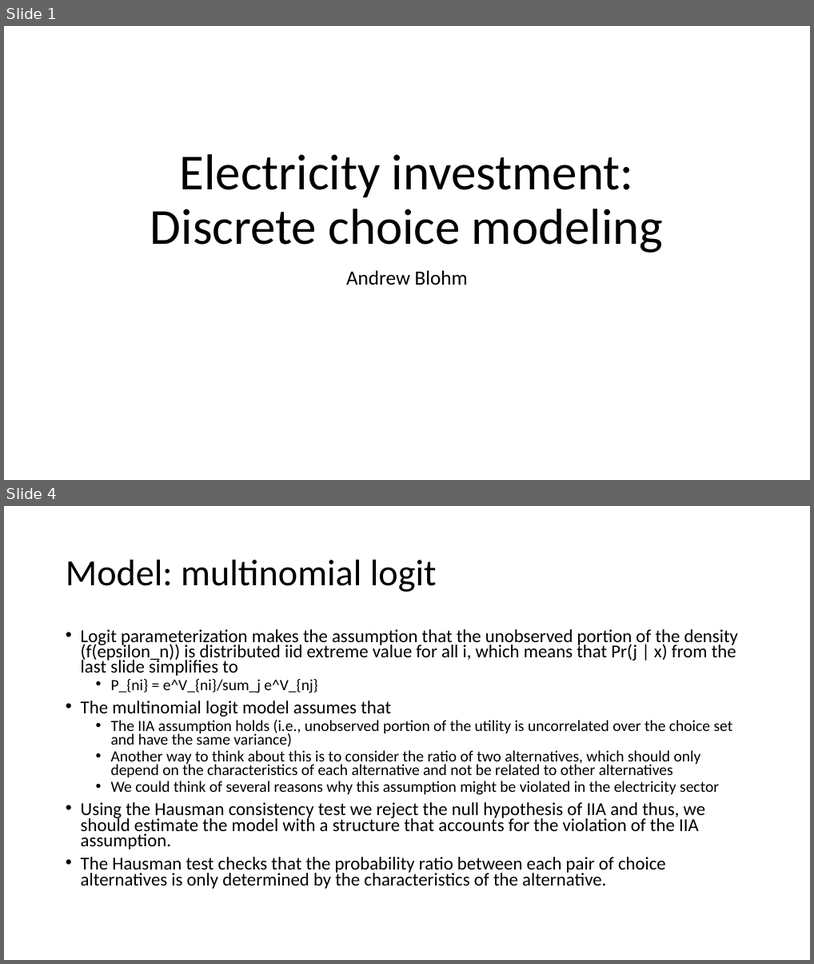
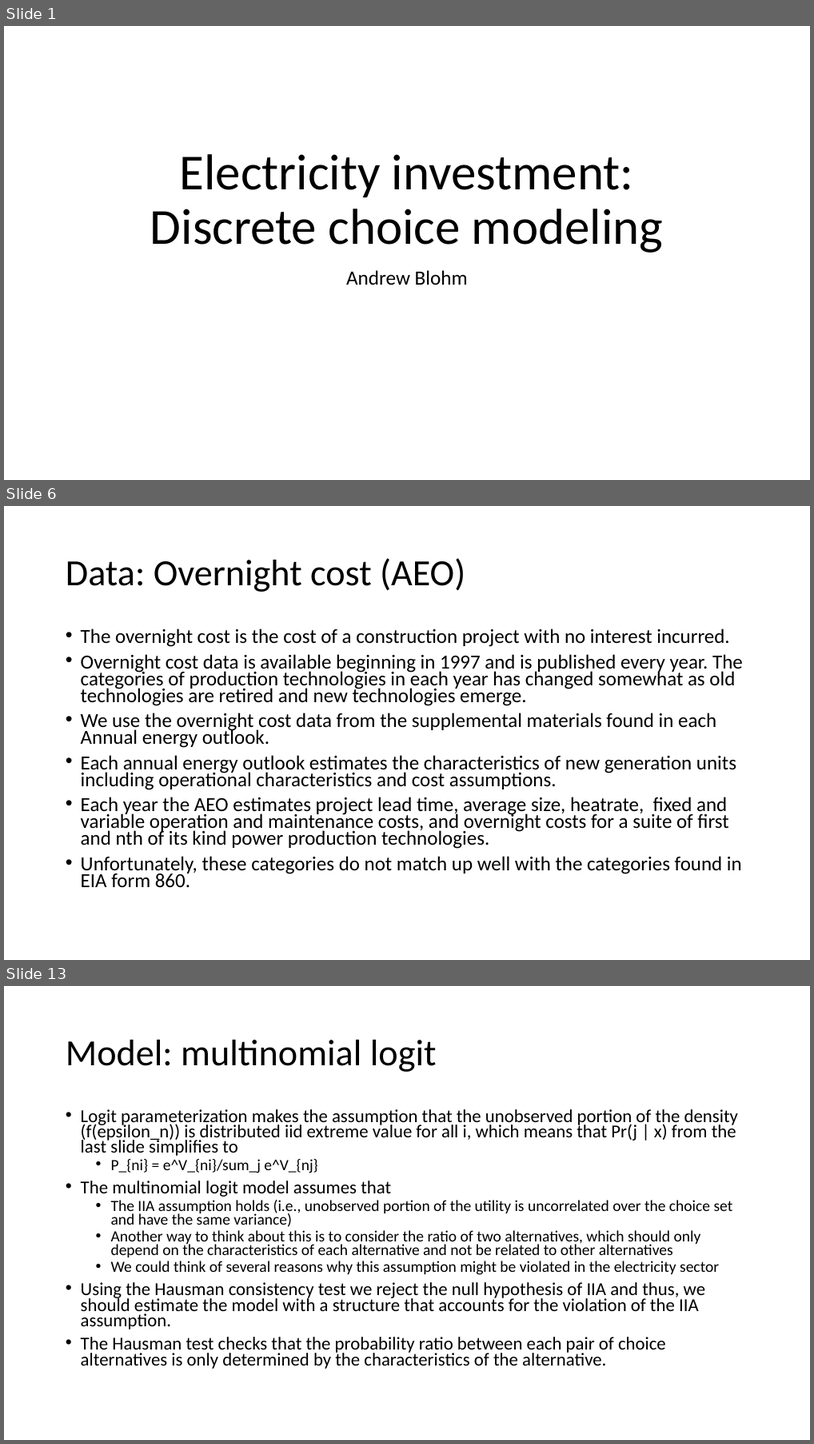
Before and after one commit to andymd26/fuzzy-waffle, a slide deck: doc/Electricity investment.pptx. Shown one above the other, each under a label of ours: slides 1 and 4 before the commit, slides 1, 6 and 13 after it; the slides between them are not shown. The pictures are 814x964 and 814x1444 pixels, drawn with LibreOffice and Linux fonts; fonts in the diff are those of the drawing. Boxes give left, top, right and bottom in pixels: in the first picture for what was removed or moved away, otherwise in the second. Text is boxed around its words. In the diff, an @@ line names an element or a change of style, - is before the commit and + after.

```diff
--- a/doc/Electricity investment.pptx
+++ b/doc/Electricity investment.pptx
@@ slide 6 added at <box>4,506,810,960</box>, background #FFFFFF @@
@@ title added at <box>66,558,466,592</box>, 44 pt, text #000000 @@
+Data: Overnight cost (AEO)
@@ text added at <box>81,628,743,888</box>, 23.8 pt, text #000000 @@
+• The overnight cost is the cost of a construction project with no interest incurred.
+• Overnight cost data is available beginning in 1997 and is published every year. The categories of production technologies in each year has changed somewhat as old technologies are retired and new technologies emerge.
+• We use the overnight cost data from the supplemental materials found in each Annual energy outlook.
+• Each annual energy outlook estimates the characteristics of new generation units including operational characteristics and cost assumptions.
+• Each year the AEO estimates project lead time, average size, heatrate, fixed and variable operation and maintenance costs, and overnight costs for a suite of first and nth of its kind power production technologies.
+• Unfortunately, these categories do not match up well with the categories found in EIA form 860.
@@ what was slide 4 is now slide 13 @@
```
Also in this commit, not shown: 2 slides changed, 9 other slides added, 2 slides removed, 1 other file.
